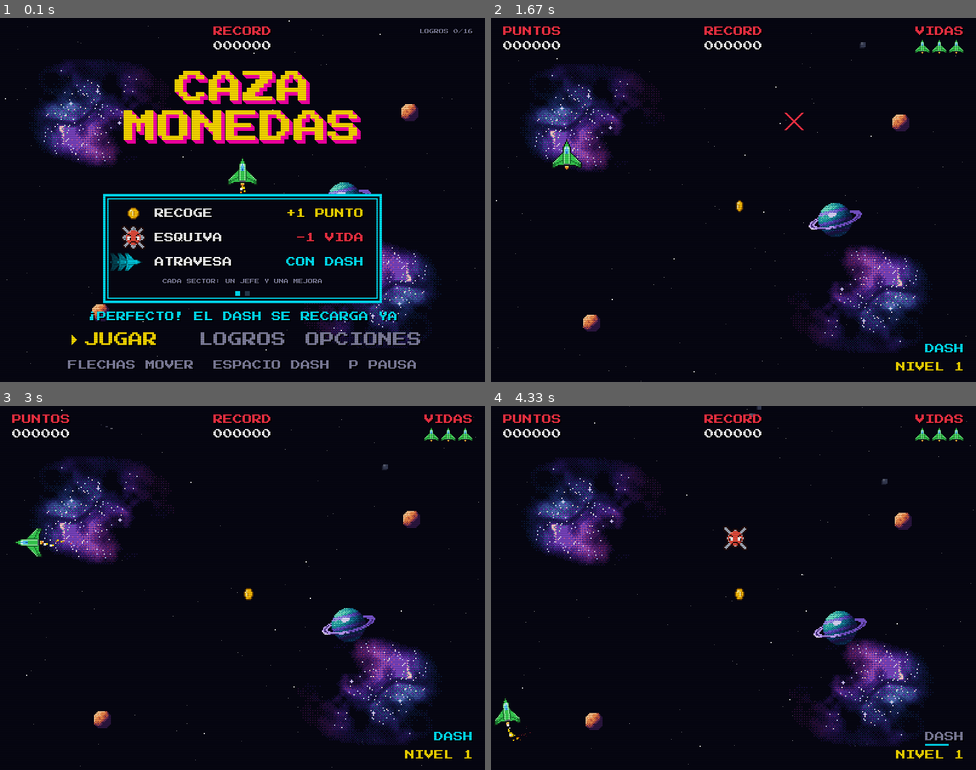
Above: before the commit, frames 1-4 (two rows, left to right).
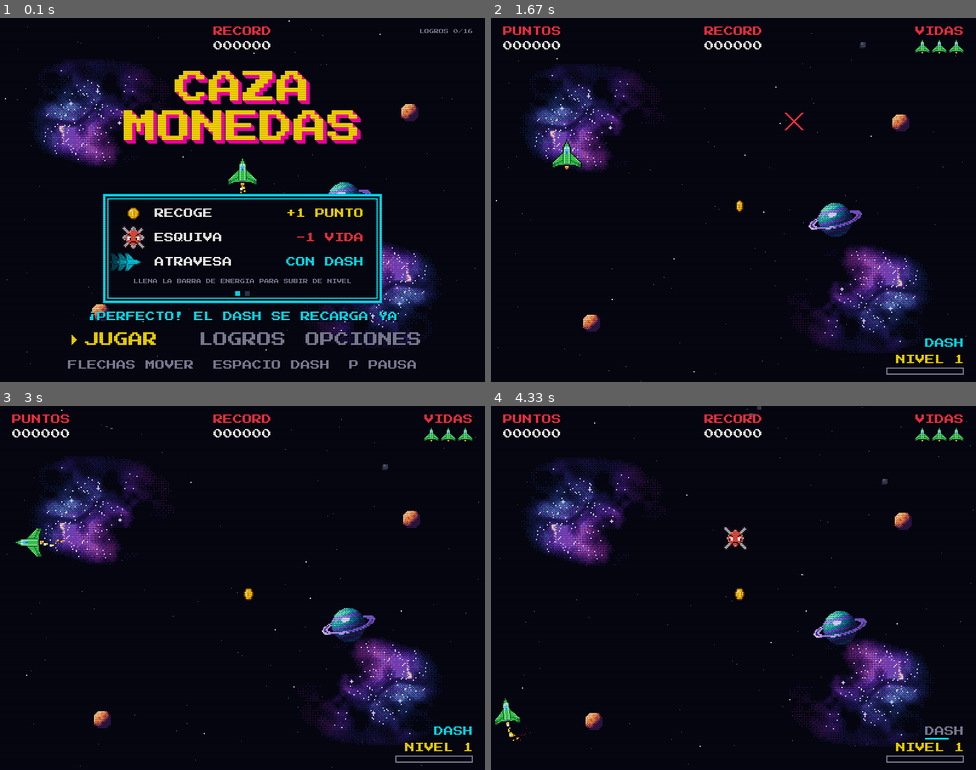
Above: after the commit, the same moments.

Repository: luisvill4/pygame
Game: pygame game, started from main.py
The game is run twice, just before and just after one commit, with the same random seed, the same clock (stepped at 60 frames per second) and the same inputs.
Inputs:
- Up to frame 1 (0.1 s): no input
- Up to frame 2 (1.67 s): tap Enter at 0.33 s; tap Keypad Enter at 0.67 s
- Up to frame 3 (3 s): hold Right 2-2.47 s; hold Left from 2.5 s (still down)
- Up to frame 4 (4.33 s): release Left at 3.03 s; hold Down 3.07-3.37 s; tap Space at 3.4, 3.8, 4.1, 4.23 s; hold Left 3.73-4.13 s; hold Up from 4.17 s (still down)

The runs differ from the first frame. In frame 1, 0.2% of the frame differs, in the area x 27-73%, y 71-73%; in frame 2, 0.5%; in frame 3, 0.5%; in frame 4, 0.5%, in the area x 81-98%, y 88-98%.

Commit message:
Subir de nivel con una barra de energia: monedas con combo, dash perfectos, enemigos, oleadas y desafios
Co-Authored-By: Claude Opus 5.5 <noreply@anthropic.com>

Diff:
--- a/juego/config.py
+++ b/juego/config.py
@@ -83,7 +83,16 @@
 
 COMBO_TIEMPO = 2000             # ms maximos entre monedas para seguir el combo
 COMBO_MAXIMO = 5                # el multiplicador llega hasta x5
-MONEDAS_POR_NIVEL = 10
+# Energia: todo lo que haces bien llena una barra y, llena, subis de nivel (ver Partida.ganar_energia)
+ENERGIA_MONEDA = 1              # por moneda...
+ENERGIA_COMBO = 0.25            # ...mas esto por cada paso del multiplicador del combo (x5: 2 por moneda)
+ENERGIA_PERFECTO = 1.5          # por dash perfecto
+ENERGIA_ENEMIGO = 0.5           # por enemigo destruido (o congelado roto)
+ENERGIA_DESAFIO = 5             # por desafio cumplido
+ENERGIA_OLEADA = 3              # por oleada superada
+ENERGIA_INICIAL = 10            # lo que pide el nivel 1 para subir...
+ENERGIA_POR_NIVEL = 1           # ...y esto mas en cada nivel...
+ENERGIA_MAXIMA = 16             # ...hasta este tope
 PUNTOS_ENEMIGO_CONGELADO = 5
 
 # Nave
--- a/juego/escenas/inicio.py
+++ b/juego/escenas/inicio.py
@@ -115,7 +115,7 @@
             pantalla.blit(fantasma, fantasma.get_rect(center=(196 + i * 12, 402)))
         texto(pantalla, "ATRAVESA", CHICA, BLANCO, 255, 402, alinear="izquierda")
         texto(pantalla, "CON DASH", CHICA, CIAN, 600, 402, alinear="derecha")
-        texto(pantalla, "CADA SECTOR: UN JEFE Y UNA MEJORA", MINI, GRIS, 400, 434)
+        texto(pantalla, "LLENA LA BARRA DE ENERGIA PARA SUBIR DE NIVEL", MINI, GRIS, 400, 434)
         texto(pantalla, "¡PERFECTO! EL DASH SE RECARGA YA", CHICA, CIAN, 400, 492)
 
     def _dibujar_powerups(self, pantalla):
--- a/juego/hud.py
+++ b/juego/hud.py
@@ -3,7 +3,7 @@
 
 - Arriba: puntos y combo (izquierda), record (centro), vidas (derecha).
 - Abajo: power-ups activos (izquierda), barra del jefe, de la oleada o de la anomalia
-  (centro), dash y nivel (derecha).
+  (centro), dash, nivel y la barra de energia para subir de nivel (derecha).
 - Debajo de las vidas: el desafio del sector y como va.
 - Carteles: "NIVEL X", "¡JEFE VENCIDO!", el rango del sector, la anomalia que llega...
 - Fichas: tarjetas chicas que entran deslizandose (enemigo nuevo a la izquierda,
@@ -24,7 +24,7 @@
 
 from juego import dibujo, nave, lienzo, recursos
 from juego.dibujo import texto, MINI, CHICA, MEDIA, GRANDE, TITULO
-from juego.config import (ALTO, ROJO, BLANCO, AMARILLO, GRIS, CIAN, MAGENTA, VERDE,
+from juego.config import (ALTO, ROJO, BLANCO, AMARILLO, GRIS, CIAN, MAGENTA, VERDE, NARANJA,
                           CARTEL_JEFE, CARTEL_RANGO, RANGO_SELLO, OLEADA_DURACION, ANOMALIA_DURACION,
                           CARTEL_ALFA_TAPANDO, CARTEL_MARGEN, CARTEL_ESPERA_TAPANDO)
 from juego.powerups import TIPOS_POWERUP
@@ -33,7 +33,7 @@
 def zonas_hud():
     return [
         pygame.Rect(0, 0, lienzo.ancho, 100),       # arriba: puntos, combo, record y vidas
-        pygame.Rect(0, 530, lienzo.ancho, 70),      # abajo: dash, nivel y barra del jefe
+        pygame.Rect(0, 524, lienzo.ancho, 76),      # abajo: dash, nivel, energia y barra del jefe
         pygame.Rect(0, 430, 180, 170),              # abajo a la izquierda: power-ups activos
     ]
 
@@ -190,24 +190,25 @@
     else:
         texto(pantalla, dibujo.numero_arcade(partida.puntaje_maximo), CHICA, BLANCO, centro, 46)
 
-    # Nivel y dash (abajo a la derecha)
-    texto(pantalla, "NIVEL " + str(partida.nivel), CHICA, AMARILLO, derecha, 575, alinear="derecha")
+    # Dash, nivel y la barra de energia (abajo a la derecha, de arriba hacia abajo)
+    texto(pantalla, "NIVEL " + str(partida.nivel), CHICA, AMARILLO, derecha, 563, alinear="derecha")
+    _barra_energia(pantalla, partida)
     # Dashes extra (mejora DOBLE DASH): cuadraditos a la izquierda, llenos si se pueden usar
     nave_jugador = partida.nave
     for i in range(nave_jugador.dash_extra_max):
         disponible = ahora >= nave_jugador.dash_listo or i < nave_jugador.dash_extra
-        cuadrito = pygame.Rect(derecha - 84 - i * 12, 539, 8, 12)
+        cuadrito = pygame.Rect(derecha - 84 - i * 12, 530, 8, 12)
         if disponible:
             pantalla.fill(CIAN, cuadrito)
         else:
             pygame.draw.rect(pantalla, GRIS, cuadrito, 2)
     if ahora >= partida.nave.dash_listo:
-        texto(pantalla, "DASH", CHICA, CIAN, derecha, 545, alinear="derecha")
-    else:
-        texto(pantalla, "DASH", CHICA, GRIS, derecha, 545, alinear="derecha")
+        texto(pantalla, "DASH", CHICA, CIAN, derecha, 536, alinear="derecha")
+    else:
+        texto(pantalla, "DASH", CHICA, GRIS, derecha, 536, alinear="derecha")
         # max(0, ...) por si RECARGA cambia a mitad de una recarga
         cargado = max(0, 1 - (partida.nave.dash_listo - ahora) / partida.recarga_dash())
-        pantalla.fill(CIAN, (derecha - 64, 557, int(64 * cargado), 3))
+        pantalla.fill(CIAN, (derecha - 64, 547, int(64 * cargado), 3))
 
     # Vidas (derecha): parpadean despues de recibir un golpe
     texto(pantalla, "VIDAS", CHICA, ROJO, derecha, 22, alinear="derecha")
@@ -217,6 +218,25 @@
         icono_x = derecha - partida.vidas_max * 28 + 3 + i * 28
         icono = nave.imagen("icono") if i < partida.vidas else nave.imagen("icono_vacio")
         pantalla.blit(icono, (icono_x, 34))
+
+
+def _barra_energia(pantalla, partida):
+    # Debajo de "NIVEL": cuanto falta para subir, en bloques de 4 px (estilo retro).
+    # Destella en blanco al ganar energia y parpadea casi llena. Con el jefe queda vacia
+    derecha = lienzo.ancho - 20
+    marco = pygame.Rect(derecha - 128, 576, 128, 12)
+    pygame.draw.rect(pantalla, GRIS, marco, 2)
+    if not partida.puede_ganar_energia():
+        return
+    lleno = min(1, partida.energia / partida.energia_necesaria())
+    if partida.tiempo - partida.tiempo_energia < 120:
+        color = BLANCO
+    elif lleno > 0.8 and dibujo.parpadeo(150):
+        color = NARANJA
+    else:
+        color = AMARILLO
+    for i in range(int(30 * lleno)):
+        pantalla.fill(color, (marco.left + 4 + i * 4, marco.top + 3, 3, 6))
 
 
 def _activos(pantalla, partida):
--- a/juego/partida.py
+++ b/juego/partida.py
@@ -13,6 +13,8 @@
 Reglas importantes:
 - Todo daño a la nave pasa por danar_jugador().
 - Todos los puntos pasan por sumar_puntos() (aplica DOBLE y detecta el record).
+- Toda la energia pasa por ganar_energia(): monedas, dash perfectos, enemigos destruidos,
+  desafios y oleadas llenan la barra; llena, se sube de nivel.
 - Dash perfecto: si el dash atraviesa algo que te habria pegado, _dash_perfecto() premia
   (una vez por dash): puntos, el combo sigue y el dash se recarga casi enseguida.
 - Lo que pasa queda anotado en self.estadisticas (Game Over y logros).
@@ -23,7 +25,8 @@
 import random
 
 from juego import hud, lienzo
-from juego.config import (COMBO_TIEMPO, COMBO_MAXIMO, MONEDAS_POR_NIVEL, MS_POR_FRAME,
+from juego.config import (COMBO_TIEMPO, COMBO_MAXIMO, MS_POR_FRAME, ENERGIA_MONEDA, ENERGIA_COMBO,
+                          ENERGIA_PERFECTO, ENERGIA_ENEMIGO, ENERGIA_INICIAL, ENERGIA_POR_NIVEL, ENERGIA_MAXIMA,
                           PUNTOS_ENEMIGO_CONGELADO, NAVE_VELOCIDAD, RECARGA_POR_DESTRUIR,
                           TURBO_VELOCIDAD, DASH_RECARGA, RECARGA_RAPIDA, PRIMER_POWERUP, ESPERA_POWERUP,
                           INVULNERABLE_GOLPE, INVULNERABLE_ESCUDO, JEFE_CADA_NIVELES, JEFE_PUNTOS,
@@ -74,7 +77,8 @@
         self.combo = 0                  # monedas seguidas sin dejar pasar mucho tiempo
         self.mejor_combo = 0
         self.ultima_moneda = -10000
-        self.monedas_recogidas = 0
+        self.energia = 0                # la barra de nivel (ver ganar_energia)
+        self.tiempo_energia = -10000    # la ultima vez que se gano (para que la barra destelle)
         self.nivel = 1
         self.record_superado = False
         self.tiempo_cartel_nivel = -10000
@@ -139,6 +143,14 @@
             return duracion
         return duracion * (1 + MEJORA_POTENCIA * self.mejora("potencia"))
 
+    def energia_necesaria(self):
+        # Lo que hay que juntar para pasar de nivel: un poco mas en cada nivel, con tope
+        return min(ENERGIA_INICIAL + (self.nivel - 1) * ENERGIA_POR_NIVEL, ENERGIA_MAXIMA)
+
+    def puede_ganar_energia(self):
+        # Durante la pelea con el jefe (y el cierre del sector) no se sube de nivel
+        return self.jefe is None and not self.director.cerrando_sector()
+
     def tiempo_combo(self):
         # ms maximos entre monedas para seguir el combo (la fiebre del oro y COMBO LARGO lo alargan)
         return COMBO_TIEMPO * self.director.factor_combo() * (1 + MEJORA_COMBO * self.mejora("combo"))
@@ -191,6 +203,23 @@
             self.efectos.anillo(nave_x, nave_y, ARCOIRIS, 40, 7, 4)
             self.efectos.texto_flotante("¡NUEVO RECORD!", lienzo.centro_x(), 140, AMARILLO)
         return puntos
+
+    def ganar_energia(self, cantidad):
+        # Toda la energia pasa por aca. Con la barra llena se sube de nivel y lo que sobra
+        # queda para el siguiente (pero nunca alcanza para saltear un nivel)
+        if cantidad <= 0 or not self.puede_ganar_energia():
+            return
+        self.energia += cantidad
+        self.tiempo_energia = self.tiempo
+        necesaria = self.energia_necesaria()
+        if self.energia < necesaria:
+            return
+        sobra = self.energia - necesaria
+        self.subir_nivel()
+        if self.jefe is not None:
+            self.energia = 0                    # despues del jefe se empieza con la barra vacia
+        else:
+            self.energia = min(sobra, self.energia_necesaria() - 1)
 
     def subir_nivel(self):
         self.nivel += 1
@@ -455,6 +484,7 @@
         self.entrada.vibrar(0.2, 0.4, 60)
         self.congelar_frames = max(self.congelar_frames, 3)
         self.director.al_dash_perfecto()
+        self.ganar_energia(ENERGIA_PERFECTO)
         # Mejora ESCUDO ROCE: cada tantos perfectos, un escudo
         if self.mejora("roce"):
             self.perfectos_para_escudo += 1
@@ -485,12 +515,8 @@
         self.tiempo_moneda = ahora
         self.moneda.mover_a_lugar_nuevo(self)
         self.director.al_recoger_moneda(self.combo)
-        # Durante la pelea con el jefe (y el cierre del sector) las monedas dan puntos
-        # pero no suben de nivel
-        if self.jefe is None and not self.director.cerrando_sector():
-            self.monedas_recogidas += 1
-            if self.monedas_recogidas % MONEDAS_POR_NIVEL == 0:
-                self.subir_nivel()
+        # Energia: mas con el combo alto
+        self.ganar_energia(ENERGIA_MONEDA + ENERGIA_COMBO * (self.multiplicador_combo() - 1))
 
     def _actualizar_powerups(self):
         # Cada 8 a 13 segundos cae uno desde arriba; si no lo recoges, se va por abajo
@@ -552,6 +578,7 @@
             if congelados and caja_nave.colliderect(enemigo.caja()):
                 # Enemigo congelado: lo rompes y ganas puntos (el hielo sigue)
                 ganados = self.sumar_puntos(PUNTOS_ENEMIGO_CONGELADO)
+                self.ganar_energia(ENERGIA_ENEMIGO)
                 self.sonidos.reproducir("moneda")
                 self.tiempo_moneda = ahora
                 self.efectos.explosion(golpe_x, golpe_y, ESCARCHA, 40, 7, 5)
@@ -593,6 +620,7 @@
         self.nave.dash_listo = max(self.tiempo, self.nave.dash_listo - RECARGA_POR_DESTRUIR * (1 + botin))
         self.destruir_enemigo(enemigo, con_dash=True)
         self.estadisticas.enemigos += 1
+        self.ganar_energia(ENERGIA_ENEMIGO)
         self.director.al_destruir_enemigo()
 
     def destruir_enemigo(self, enemigo, con_dash):
--- a/juego/progresion.py
+++ b/juego/progresion.py
@@ -29,7 +29,7 @@
                           OLEADA_PRESUPUESTO, OLEADA_PUNTOS, REFUERZO_ESPERA, CARTEL_JEFE, AMARILLO, ROJO,
                           JEFE_CADA_NIVELES, ANOMALIA_NIVEL, ANOMALIA_ESPERA, RESPIRO_ANOMALIA,
                           DESAFIO_DESDE_NIVEL, DESAFIO_ESPERA, DESAFIO_PUNTOS, CARTEL_RANGO, RANGO_SELLO, VERDE,
-                          MEJORA_PRIMER_NIVEL)
+                          MEJORA_PRIMER_NIVEL, ENERGIA_DESAFIO, ENERGIA_OLEADA)
 from juego.enemigos import crear_enemigos, TIPOS_ENEMIGO
 from juego.anomalias import TIPOS_ANOMALIA, crear_anomalia
 from juego.desafios import TIPOS_DESAFIO
@@ -328,6 +328,7 @@
             partida.sonidos.reproducir("powerup")
             if partida.capsula is None:
                 partida.proximo_powerup = partida.tiempo
+            partida.ganar_energia(ENERGIA_OLEADA)
 
     def restante_oleada(self):
         return max(0, self.oleada_hasta - self.partida.tiempo) if self.en_oleada else 0
@@ -399,6 +400,7 @@
         partida.sonidos.reproducir("powerup")
         if partida.capsula is None:
             partida.proximo_powerup = partida.tiempo     # de premio, un power-up enseguida
+        partida.ganar_energia(ENERGIA_DESAFIO)
 
     # ---------- Mejoras ----------
 
--- /dev/null
+++ b/tests/test_energia.py
@@ -0,0 +1,87 @@
+"""La barra de energia: que la llena y como se sube de nivel."""
+import math
+
+import pygame
+
+from juego import hud, lienzo
+from juego.config import (ALTO, ENERGIA_MONEDA, ENERGIA_COMBO, ENERGIA_PERFECTO, ENERGIA_ENEMIGO, ENERGIA_DESAFIO,
+                          ENERGIA_INICIAL, ENERGIA_POR_NIVEL, ENERGIA_MAXIMA, JEFE_CADA_NIVELES)
+from juego.desafios import TIPOS_DESAFIO
+from juego.enemigos import crear_enemigo
+from tests.ayudas import jugar
+
+
+def recoger_moneda(partida):
+    partida.moneda.x, partida.moneda.y = partida.nave.x + 15, partida.nave.y + 15
+    jugar(partida)
+
+
+def test_una_moneda_da_energia_y_con_combo_mas(partida):
+    recoger_moneda(partida)
+    assert partida.energia == ENERGIA_MONEDA
+    partida.energia = 0
+    partida.combo = 8                   # con la de ahora, 9 seguidas: x4
+    partida.ultima_moneda = partida.tiempo
+    recoger_moneda(partida)
+    assert partida.energia == ENERGIA_MONEDA + ENERGIA_COMBO * 3
+
+
+def test_el_dash_perfecto_y_destruir_enemigos_dan_energia(partida):
+    partida._dash_perfecto(0, 0)
+    assert partida.energia == ENERGIA_PERFECTO
+    enemigo = crear_enemigo("divisor_chico", partida)
+    partida.enemigos.append(enemigo)
+    partida.destruir_con_dash(enemigo)
+    assert partida.energia == ENERGIA_PERFECTO + ENERGIA_ENEMIGO
+
+
+def test_cumplir_un_desafio_da_energia(partida):
+    partida.nivel = 30                      # la barra pide mucho: asi no sube en el medio
+    director = partida.director
+    director.desafio = TIPOS_DESAFIO["roce"]()
+    for _ in range(director.desafio.meta):
+        partida.perfecto_en_este_dash = False
+        partida._dash_perfecto(0, 0)
+    assert partida.energia == ENERGIA_PERFECTO * director.desafio.meta + ENERGIA_DESAFIO
+
+
+def test_con_la_barra_llena_se_sube_y_sobra_el_resto(partida):
+    partida.energia = partida.energia_necesaria() - 0.5
+    partida.ganar_energia(1.5)
+    assert partida.nivel == 2
+    assert partida.energia == 1
+
+
+def test_nunca_se_saltean_dos_niveles(partida):
+    partida.ganar_energia(1000)
+    assert partida.nivel == 2
+    assert partida.energia < partida.energia_necesaria()
+
+
+def test_cada_nivel_pide_un_poco_mas_con_tope(partida):
+    assert partida.energia_necesaria() == ENERGIA_INICIAL
+    partida.nivel = 3
+    assert partida.energia_necesaria() == ENERGIA_INICIAL + 2 * ENERGIA_POR_NIVEL
+    partida.nivel = 99
+    assert partida.energia_necesaria() == ENERGIA_MAXIMA
+
+
+def test_con_el_jefe_no_se_gana_y_su_nivel_vacia_la_barra(partida):
+    partida.nave.invulnerable_hasta = math.inf
+    partida.nivel = JEFE_CADA_NIVELES - 1
+    partida.energia = partida.energia_necesaria() - 0.5
+    partida.ganar_energia(3)                # sube al nivel del jefe
+    assert partida.jefe is not None
+    assert partida.energia == 0
+    partida.ganar_energia(5)
+    assert partida.energia == 0             # durante la pelea no se gana
+
+
+def test_la_barra_se_dibuja(partida):
+    pantalla = pygame.Surface((lienzo.ancho, ALTO))
+    partida.energia = partida.energia_necesaria() / 2
+    hud.dibujar(pantalla, partida)
+    # Algun bloque amarillo dentro de la barra (abajo a la derecha)
+    barra = pygame.Rect(lienzo.ancho - 148, 576, 128, 12)
+    colores = {tuple(pantalla.get_at((x, barra.centery)))[:3] for x in range(barra.left, barra.right)}
+    assert any(color[0] > 200 and color[1] > 150 and color[2] < 100 for color in colores)
--- a/tests/test_rango.py
+++ b/tests/test_rango.py
@@ -2,7 +2,7 @@
 import math
 
 from juego.config import (RANGO_COMBO, RANGO_PUNTOS, RANGO_TIEMPO_JEFE, RANGO_SELLO, CARTEL_JEFE, CARTEL_RANGO,
-                          MS_POR_FRAME, MONEDAS_POR_NIVEL)
+                          MS_POR_FRAME)
 from juego.enemigos import crear_enemigo
 from juego.rango import Bitacora, calcular_rango
 from tests.ayudas import jugar, avanzar, empezar_partida
@@ -73,7 +73,7 @@
     partida.nave.invulnerable_hasta = math.inf
     partida.iniciar_jefe()
     partida.jefe_vencido()
-    partida.monedas_recogidas = MONEDAS_POR_NIVEL - 1
+    partida.energia = partida.energia_necesaria() - 0.5         # a una moneda de subir
     nivel = partida.nivel
     partida.moneda.x, partida.moneda.y = partida.nave.x + 15, partida.nave.y + 15
     jugar(partida)
Not shown, changed: README.md
Not shown, changed: CLAUDE.md
